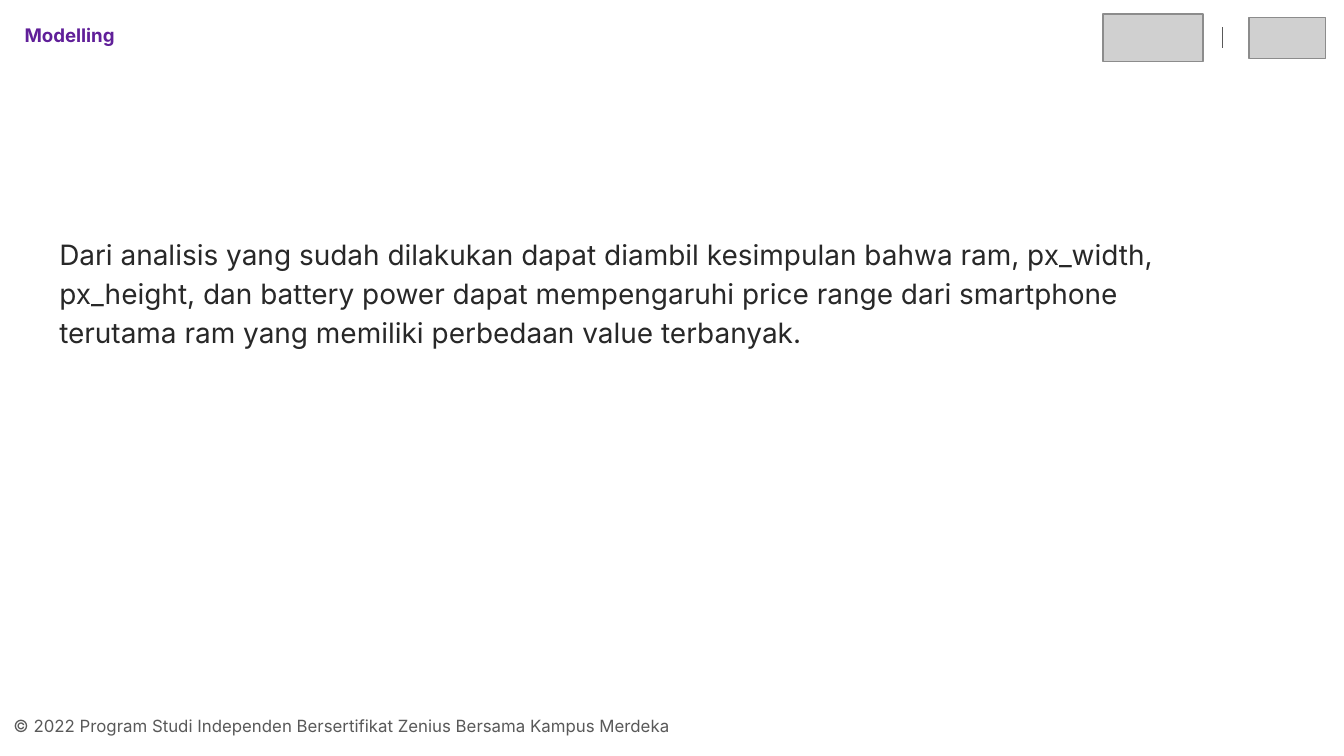
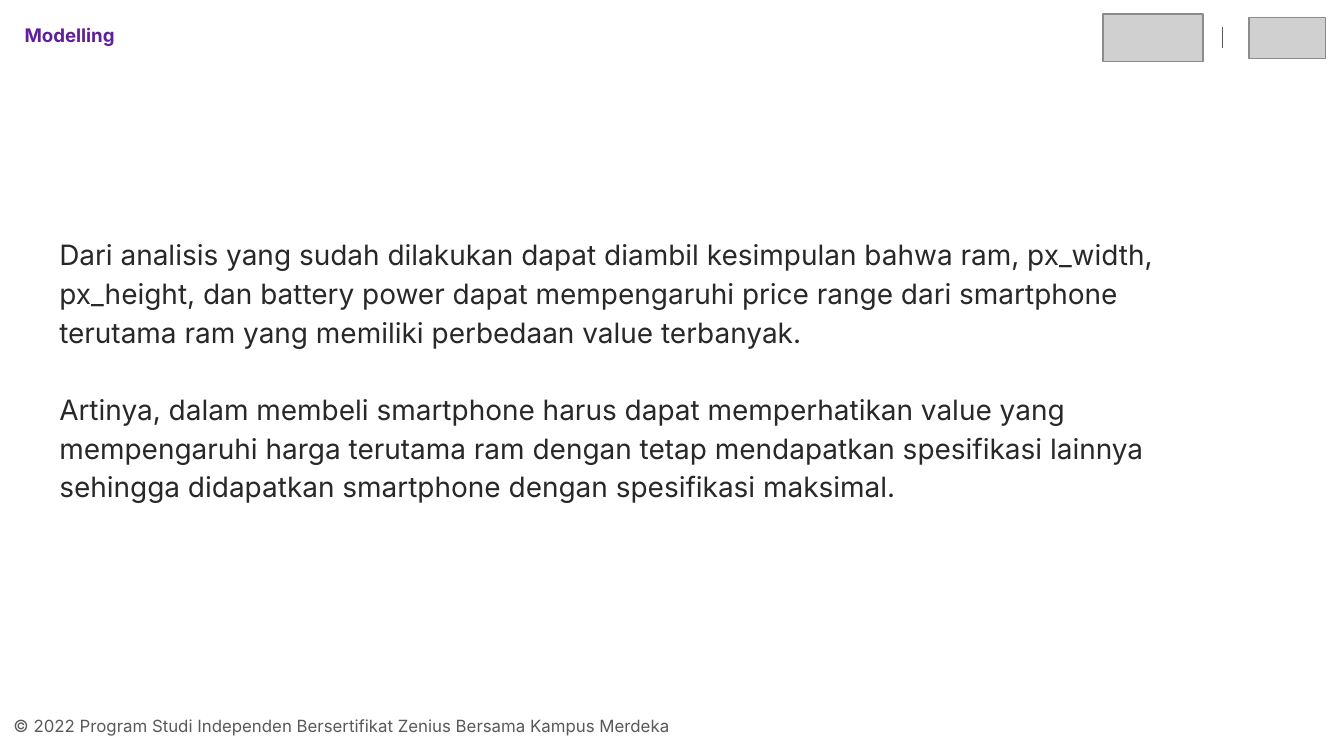
Before and after one commit to randiijulian/Final-Project-Kelompok-02-Rauzan-Sumara, a slide deck: slide 22 of Presentasi-Kelompok-02-Rauzan Sumara.pptx. Drawn at 1344x756 pixels with LibreOffice and Linux fonts; fonts in the diff are those of the drawing; grey boxes stand for pictures. Boxes give left, top, right and bottom in pixels: in the first picture for what was removed or moved away, otherwise in the second. Text is boxed around its words. In the diff, an @@ line names an element or a change of style, - is before the commit and + after.

```diff
--- a/Presentasi-Kelompok-02-Rauzan Sumara.pptx
+++ b/Presentasi-Kelompok-02-Rauzan Sumara.pptx
@@ text at [59,244,1152,503]: text changed @@
-Dari analisis yang sudah dilakukan dapat diambil kesimpulan bahwa ram, px_width, px_height, dan battery power dapat mempengaruhi price range dari smartphone terutama ram yang memiliki perbedaan value terbanyak.
+Dari analisis yang sudah dilakukan dapat diambil kesimpulan bahwa ram, px_width, px_height, dan battery power dapat mempengaruhi price range dari smartphone terutama ram yang memiliki perbedaan value terbanyak.
+Artinya, dalam membeli smartphone harus dapat memperhatikan value yang mempengaruhi harga terutama ram dengan tetap mendapatkan spesifikasi lainnya sehingga didapatkan smartphone dengan spesifikasi maksimal.
```
Also in this commit, not shown: 1 other slide changed.
